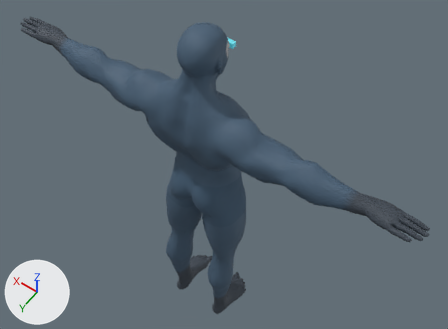
The glTF model robina/public/assets/rivals/characters/universal-operative.glb as it was, and as the next commit left it.
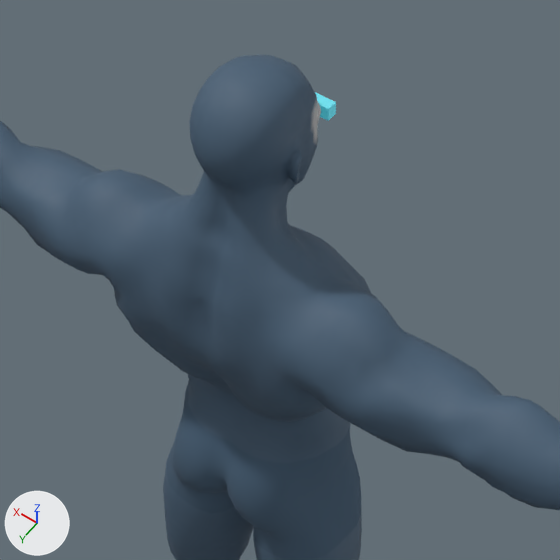
There are two pictures of each version: one whole from a camera (50 mm lens) standing at (-0.966, 1.238, 3.05) and looking at (-0.013, -0.096, 0.955), one close up on the part from 22% to 73% of the width and 0% to 69% of the height. The lights are fixed; the arrows at lower left show +X, +Y and +Z. The last two pictures show the newer version. Where no turn or scale is listed for an object, it has been applied to the vertices.

The first close-up shows 'SuperHero_Male' and 2 more.
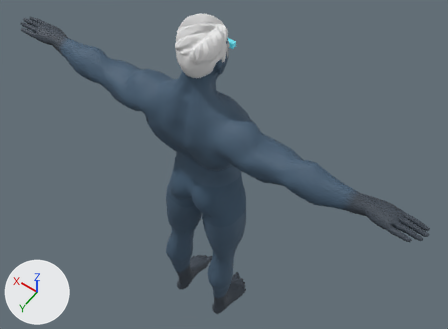
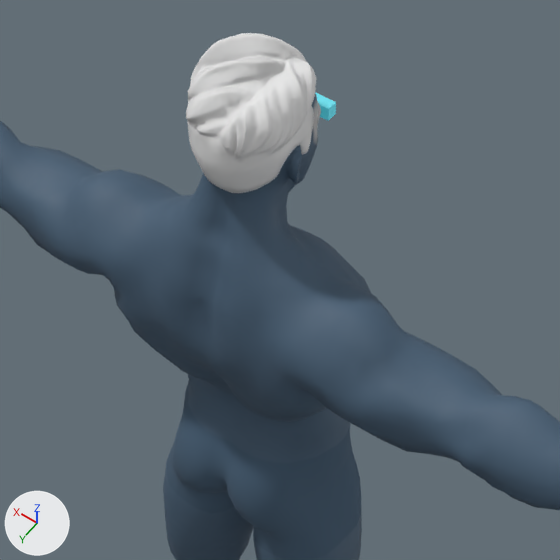
The newer file is also rescaled (x0.984) as a whole; pictures and numbers use the older file's frame.

Changed parts and their boxes [x1, y1, x2, y2] in the close-ups (560 x 560 px):
'Hair_SimpleParted', added: after [186, 33, 317, 193]

Edits to the bpy script that builds the scene:
```text
Add img_image_8:
    img_image_8 = load_image('Image_8', '_unpacked/Image_8', 1024, 1024, 'Non-Color')
Add mat_mi_hair_1_001:
    mat_mi_hair_1_001 = bpy.data.materials.new('MI_Hair_1.001')
    # uses the picture img_image_8
Add me_mesh_4:
    me_mesh_4.from_pydata(...)  # 695 vertices, 1301 faces; spans x -0.082..0.087, y -0.076..0.104, z 1.597..1.769
    me_mesh_4.materials.append(mat_mi_hair_1_001)  # its picture is missing
Add ob_hair_simpleparted:
    ob_hair_simpleparted = bpy.data.objects.new('Hair_SimpleParted', me_mesh_4)
    ob_hair_simpleparted.location = (0.0, 0.0, 0.009)
```
